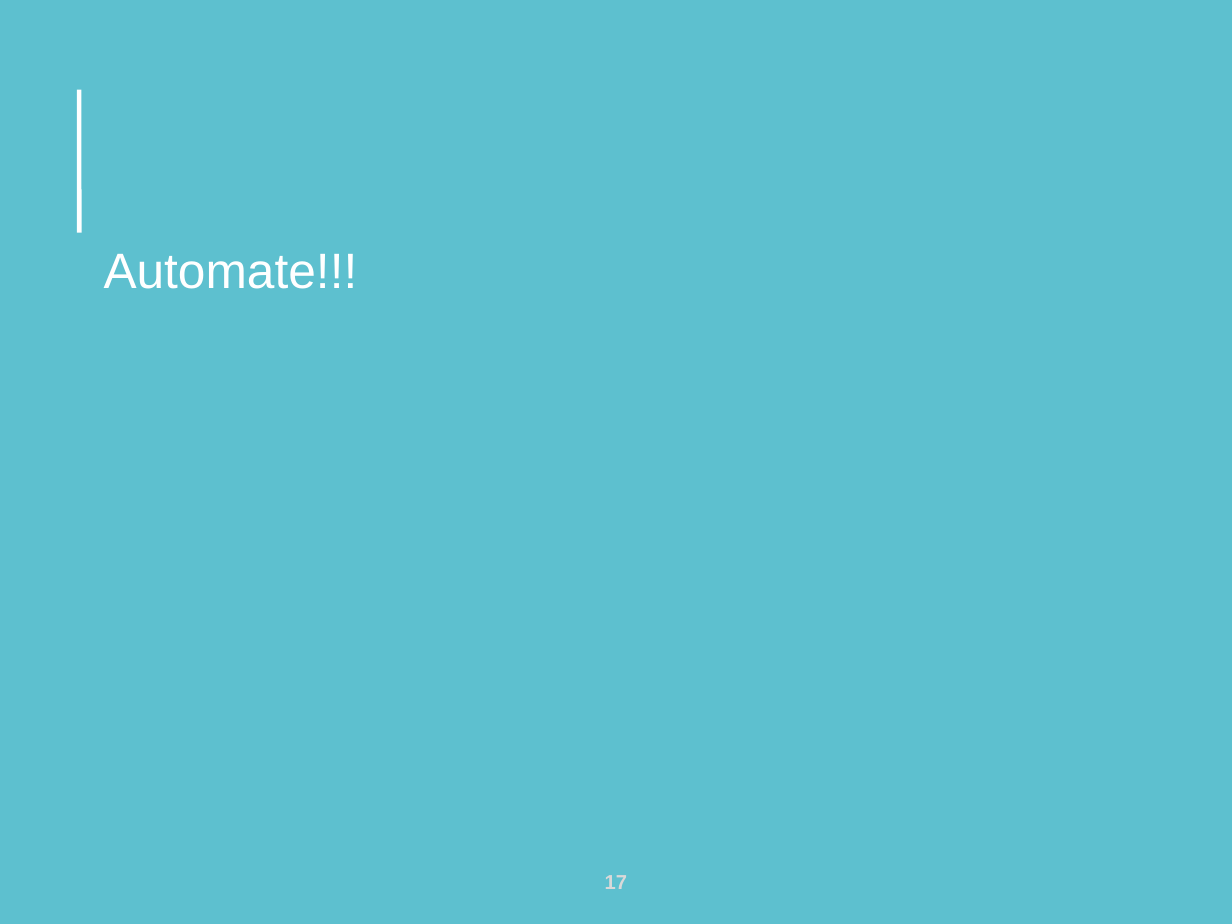
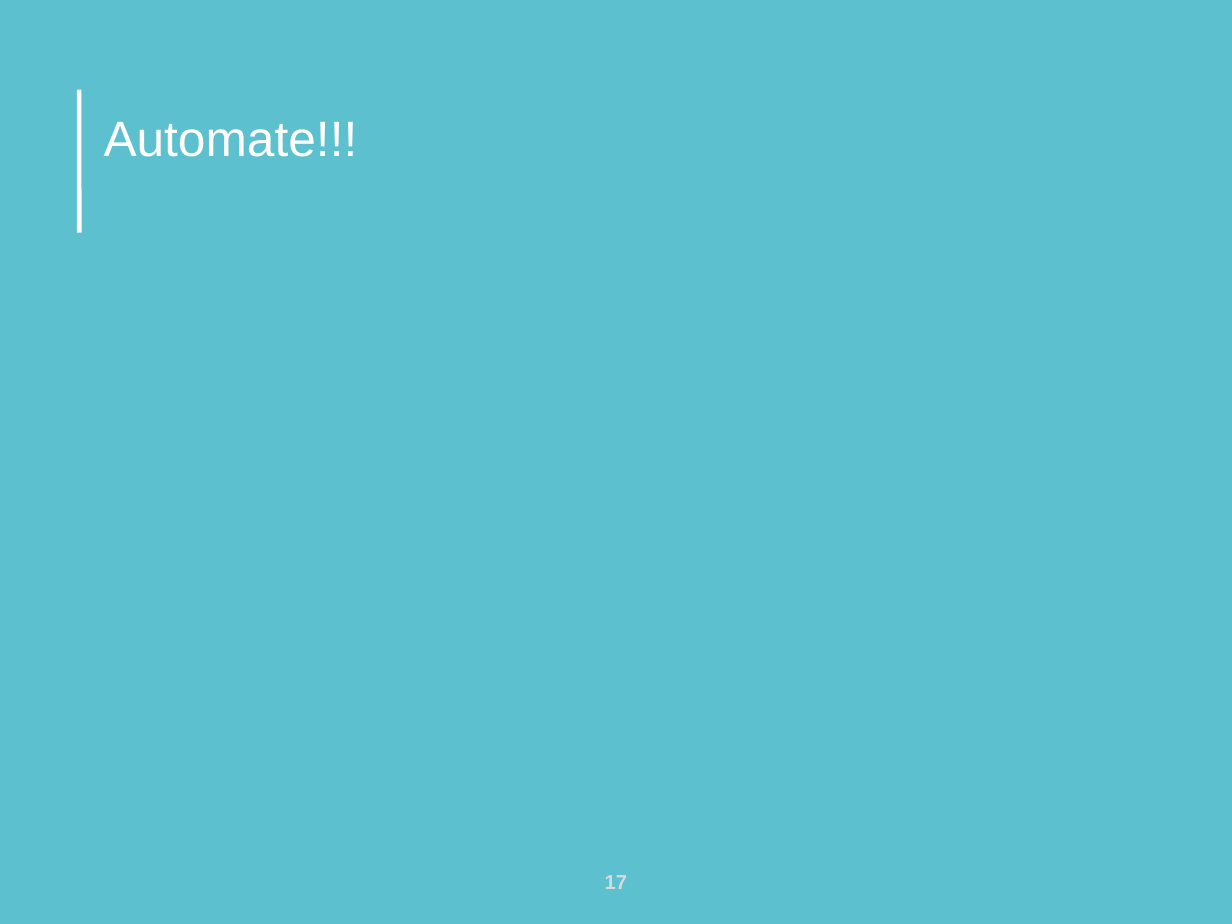
Before and after one commit to jicarretero/SummitMalaga2016, a slide deck: slide 17 of FiwareMalagaScaled4_3.odp. Drawn at 1232x924 pixels with LibreOffice and Linux fonts; fonts in the diff are those of the drawing; background and template pictures are left out. Boxes give left, top, right and bottom in pixels: in the first picture for what was removed or moved away, otherwise in the second. Text is boxed around its words. In the diff, an @@ line names an element or a change of style, - is before the commit and + after.

```diff
--- a/FiwareMalagaScaled4_3.odp
+++ b/FiwareMalagaScaled4_3.odp
@@ title "Automate!!!" moved from (x1=104, y1=254, x2=358, y2=289) to (x1=104, y1=122, x2=358, y2=157) @@
```
Also in this commit, not shown: 4 other slides changed, 1 slide added, 1 other file.
